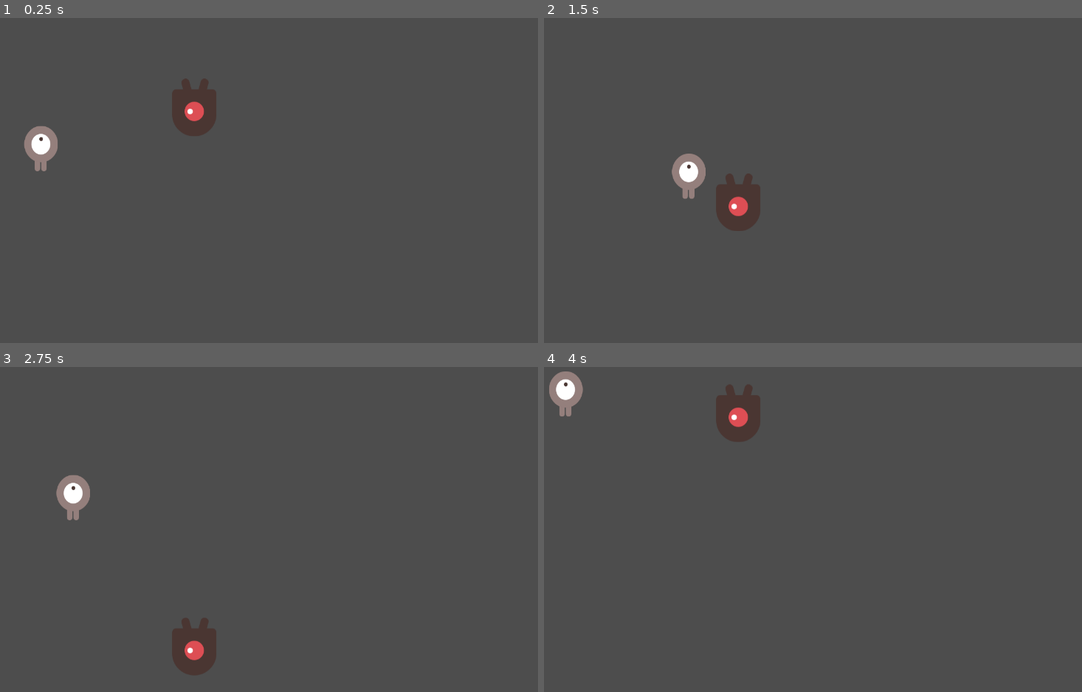
Above: before the commit, frames 1-4 (two rows, left to right).
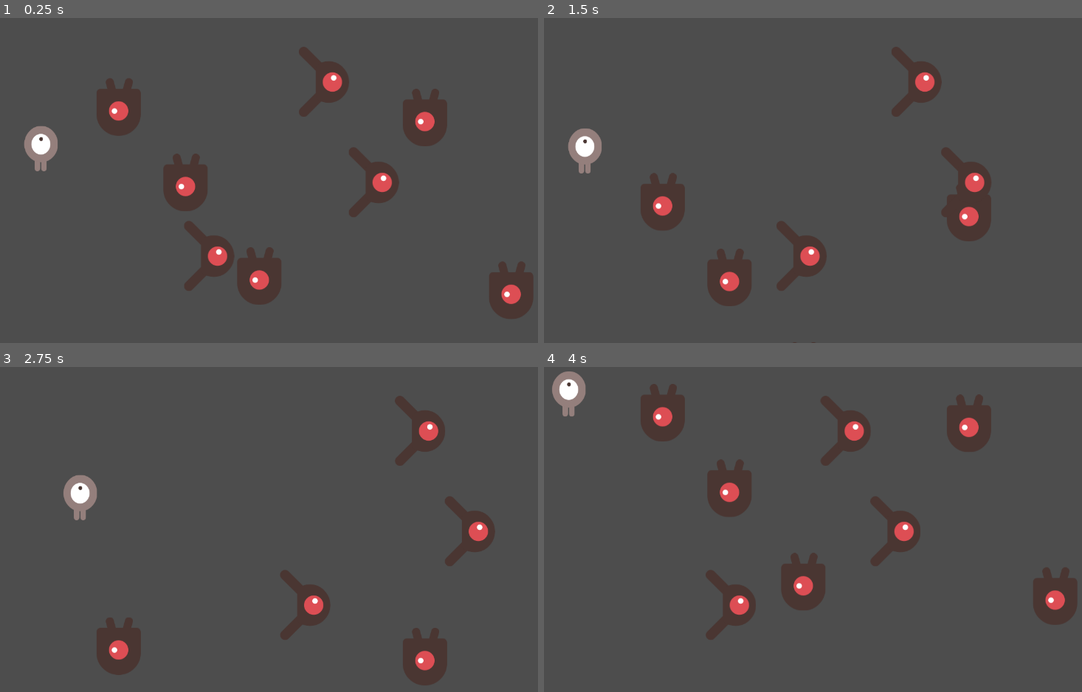
Above: after the commit, the same moments.

Repository: ralphmarondev/TinyDodger
Game: Godot game, scene res://stages/game.tscn
The game is run twice, just before and just after one commit, with the same random seed, the same clock (stepped at 60 frames per second) and the same inputs.
Inputs:
- Up to frame 1 (0.25 s): no input
- Up to frame 2 (1.5 s): hold Right (move_right) 0.53-1.28 s; hold S (move_down) from 1.28 s (still down)
- Up to frame 3 (2.75 s): release S (move_down) at 2.03 s; hold Right (move_right) from 2.03 s (still down)
- Up to frame 4 (4 s): release Right (move_right) at 2.78 s; hold Up (move_up) 2.78-3.53 s; hold A (move_left) from 3.53 s (still down)

The runs differ from the first frame. In frame 1, 9.4% of the frame differs, in the area x 17-100%, y 8-93%; in frame 2, 8.0%; in frame 3, 6.6%; in frame 4, 9.6%, in the area x 0-100%, y 1-84%.

Commit message:
add more enemies with inherited scene

Diff:
--- a/entities/enemy/enemy.tscn
+++ b/entities/enemy/enemy.tscn
@@ -1,47 +1,9 @@
 [gd_scene format=3 uid="uid://ce2piave12ywy"]
 
 [ext_resource type="Script" uid="uid://dct2yoewjhcib" path="res://entities/enemy/enemy.gd" id="1_im2q6"]
-[ext_resource type="Texture2D" uid="uid://q6yc0ukmpcoa" path="res://entities/enemy/art/enemy.png" id="1_ksmh7"]
 
 [sub_resource type="RectangleShape2D" id="RectangleShape2D_im2q6"]
 size = Vector2(100, 126)
-
-[sub_resource type="Animation" id="Animation_ksmh7"]
-length = 0.001
-tracks/0/type = "value"
-tracks/0/imported = false
-tracks/0/enabled = true
-tracks/0/path = NodePath("Area2D:position")
-tracks/0/interp = 1
-tracks/0/loop_wrap = true
-tracks/0/keys = {
-"times": PackedFloat32Array(0),
-"transitions": PackedFloat32Array(1),
-"update": 0,
-"values": [Vector2(0, 0)]
-}
-
-[sub_resource type="Animation" id="Animation_3fvr7"]
-resource_name = "move"
-loop_mode = 2
-tracks/0/type = "value"
-tracks/0/imported = false
-tracks/0/enabled = true
-tracks/0/path = NodePath("Area2D:position")
-tracks/0/interp = 2
-tracks/0/loop_wrap = true
-tracks/0/keys = {
-"times": PackedFloat32Array(0, 1),
-"transitions": PackedFloat32Array(1, 1),
-"update": 0,
-"values": [Vector2(0, 0), Vector2(0, 600)]
-}
-
-[sub_resource type="AnimationLibrary" id="AnimationLibrary_dt443"]
-_data = {
-&"RESET": SubResource("Animation_ksmh7"),
-&"move": SubResource("Animation_3fvr7")
-}
 
 [node name="Enemy" type="Node2D" unique_id=1919836522]
 script = ExtResource("1_im2q6")
@@ -54,10 +16,5 @@
 debug_color = Color(0.7289805, 0.47134227, 0.14758137, 0.41960785)
 
 [node name="Sprite2D" type="Sprite2D" parent="Area2D" unique_id=281377367]
-texture = ExtResource("1_ksmh7")
-
-[node name="AnimationPlayer" type="AnimationPlayer" parent="." unique_id=807985694]
-libraries/ = SubResource("AnimationLibrary_dt443")
-autoplay = &"move"
 
 [connection signal="body_entered" from="Area2D" to="." method="_on_area_2d_body_entered"]
--- /dev/null
+++ b/entities/enemy/red_enemy.tscn
@@ -0,0 +1,50 @@
+[gd_scene format=3 uid="uid://bs7lyqh24q6o8"]
+
+[ext_resource type="PackedScene" uid="uid://ce2piave12ywy" path="res://entities/enemy/enemy.tscn" id="1_y3ykx"]
+[ext_resource type="Texture2D" uid="uid://q6yc0ukmpcoa" path="res://entities/enemy/art/enemy.png" id="2_clsyq"]
+
+[sub_resource type="Animation" id="Animation_gw3ev"]
+length = 0.001
+tracks/0/type = "value"
+tracks/0/imported = false
+tracks/0/enabled = true
+tracks/0/path = NodePath("Area2D:position")
+tracks/0/interp = 1
+tracks/0/loop_wrap = true
+tracks/0/keys = {
+"times": PackedFloat32Array(0),
+"transitions": PackedFloat32Array(1),
+"update": 0,
+"values": [Vector2(0, 0)]
+}
+
+[sub_resource type="Animation" id="Animation_4ixe7"]
+resource_name = "move"
+loop_mode = 2
+tracks/0/type = "value"
+tracks/0/imported = false
+tracks/0/enabled = true
+tracks/0/path = NodePath("Area2D:position")
+tracks/0/interp = 2
+tracks/0/loop_wrap = true
+tracks/0/keys = {
+"times": PackedFloat32Array(0, 1),
+"transitions": PackedFloat32Array(1, 1),
+"update": 0,
+"values": [Vector2(0, 0), Vector2(0, 600)]
+}
+
+[sub_resource type="AnimationLibrary" id="AnimationLibrary_01yvt"]
+_data = {
+&"RESET": SubResource("Animation_gw3ev"),
+&"move": SubResource("Animation_4ixe7")
+}
+
+[node name="RedEnemy" unique_id=1919836522 instance=ExtResource("1_y3ykx")]
+
+[node name="Sprite2D" parent="Area2D" parent_id_path=PackedInt32Array(930565550) index="1" unique_id=281377367]
+texture = ExtResource("2_clsyq")
+
+[node name="AnimationPlayer" type="AnimationPlayer" parent="." index="1" unique_id=1418552330]
+libraries/ = SubResource("AnimationLibrary_01yvt")
+autoplay = &"move"
--- /dev/null
+++ b/entities/enemy/yellow_enemy.tscn
@@ -0,0 +1,51 @@
+[gd_scene format=3 uid="uid://bcvsdmgh1xocg"]
+
+[ext_resource type="PackedScene" uid="uid://ce2piave12ywy" path="res://entities/enemy/enemy.tscn" id="1_nfmu2"]
+[ext_resource type="Texture2D" uid="uid://n3u1uercv15y" path="res://entities/enemy/art/enemy2.png" id="2_s6kto"]
+
+[sub_resource type="Animation" id="Animation_clwd7"]
+length = 0.13333334
+loop_mode = 2
+tracks/0/type = "value"
+tracks/0/imported = false
+tracks/0/enabled = true
+tracks/0/path = NodePath("Area2D:position")
+tracks/0/interp = 2
+tracks/0/loop_wrap = true
+tracks/0/keys = {
+"times": PackedFloat32Array(0, 0.98),
+"transitions": PackedFloat32Array(1, 1),
+"update": 0,
+"values": [Vector2(0, 0), Vector2(300, 0)]
+}
+
+[sub_resource type="Animation" id="Animation_g1vmi"]
+resource_name = "move"
+loop_mode = 2
+tracks/0/type = "value"
+tracks/0/imported = false
+tracks/0/enabled = true
+tracks/0/path = NodePath("Area2D:position")
+tracks/0/interp = 2
+tracks/0/loop_wrap = true
+tracks/0/keys = {
+"times": PackedFloat32Array(0, 0.98),
+"transitions": PackedFloat32Array(1, 1),
+"update": 0,
+"values": [Vector2(0, 0), Vector2(300, 0)]
+}
+
+[sub_resource type="AnimationLibrary" id="AnimationLibrary_ewwy1"]
+_data = {
+&"RESET": SubResource("Animation_clwd7"),
+&"move": SubResource("Animation_g1vmi")
+}
+
+[node name="YellowEnemy" unique_id=1919836522 instance=ExtResource("1_nfmu2")]
+
+[node name="Sprite2D" parent="Area2D" parent_id_path=PackedInt32Array(930565550) index="1" unique_id=281377367]
+texture = ExtResource("2_s6kto")
+
+[node name="AnimationPlayer" type="AnimationPlayer" parent="." index="1" unique_id=855614990]
+libraries/ = SubResource("AnimationLibrary_ewwy1")
+autoplay = &"move"
--- a/stages/game.tscn
+++ b/stages/game.tscn
@@ -1,7 +1,8 @@
 [gd_scene format=3 uid="uid://bqgo30beogg4c"]
 
+[ext_resource type="PackedScene" uid="uid://bs7lyqh24q6o8" path="res://entities/enemy/red_enemy.tscn" id="1_2p4ms"]
 [ext_resource type="PackedScene" uid="uid://bkxmi31w7l70x" path="res://entities/player/player.tscn" id="1_rydfh"]
-[ext_resource type="PackedScene" uid="uid://ce2piave12ywy" path="res://entities/enemy/enemy.tscn" id="2_2p4ms"]
+[ext_resource type="PackedScene" uid="uid://bcvsdmgh1xocg" path="res://entities/enemy/yellow_enemy.tscn" id="2_4b1jd"]
 
 [sub_resource type="RectangleShape2D" id="RectangleShape2D_rydfh"]
 size = Vector2(1295, 20)
@@ -48,8 +49,29 @@
 
 [node name="Enemies" type="Node" parent="." unique_id=1809472681]
 
-[node name="Enemy" parent="Enemies" unique_id=1919836522 instance=ExtResource("2_2p4ms")]
-position = Vector2(434, 115)
+[node name="RedEnemy1" parent="Enemies" unique_id=1919836522 instance=ExtResource("1_2p4ms")]
+position = Vector2(270, 114)
+
+[node name="RedEnemy2" parent="Enemies" unique_id=889290569 instance=ExtResource("1_2p4ms")]
+position = Vector2(415, 278)
+
+[node name="RedEnemy3" parent="Enemies" unique_id=1219789995 instance=ExtResource("1_2p4ms")]
+position = Vector2(575, 481)
+
+[node name="RedEnemy4" parent="Enemies" unique_id=457448810 instance=ExtResource("1_2p4ms")]
+position = Vector2(934, 137)
+
+[node name="RedEnemy5" parent="Enemies" unique_id=959682431 instance=ExtResource("1_2p4ms")]
+position = Vector2(1121, 512)
+
+[node name="YellowEnemy1" parent="Enemies" unique_id=1123540840 instance=ExtResource("2_4b1jd")]
+position = Vector2(418, 531)
+
+[node name="YellowEnemy2" parent="Enemies" unique_id=1911356139 instance=ExtResource("2_4b1jd")]
+position = Vector2(667, 153)
+
+[node name="YellowEnemy3" parent="Enemies" unique_id=1468484769 instance=ExtResource("2_4b1jd")]
+position = Vector2(775, 371)
 
 [node name="Player" parent="." unique_id=1585690599 instance=ExtResource("1_rydfh")]
 position = Vector2(100, 300)
Binary file added: entities/enemy/art/enemy2.png
Not shown, added: entities/enemy/art/enemy2.png.import
